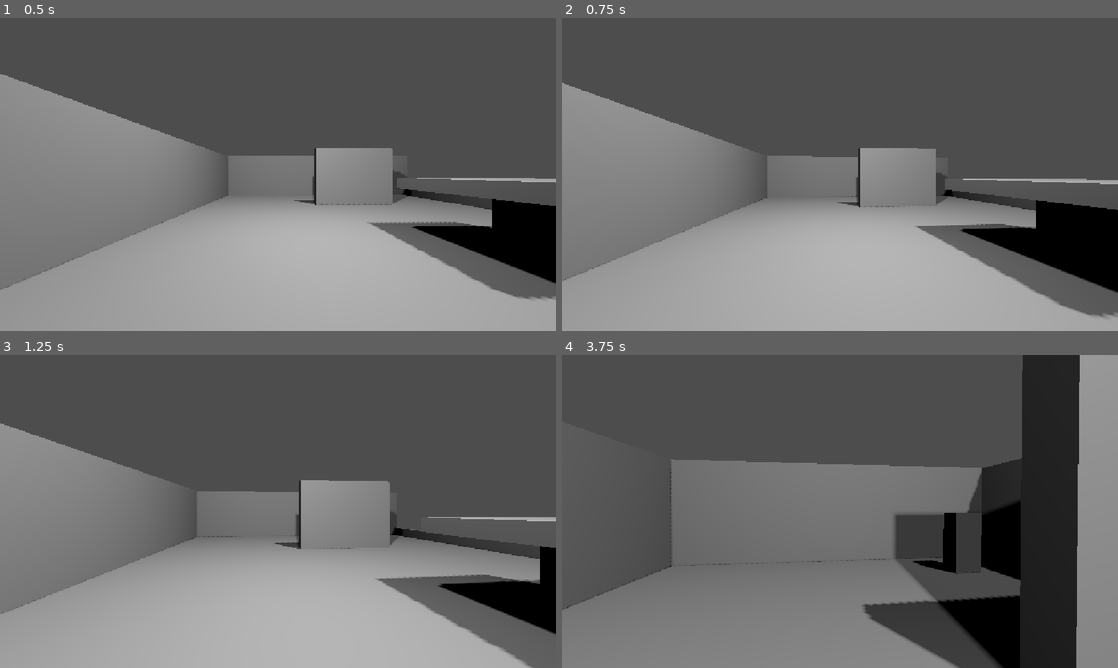
Above: before the commit, frames 1-4 (two rows, left to right).
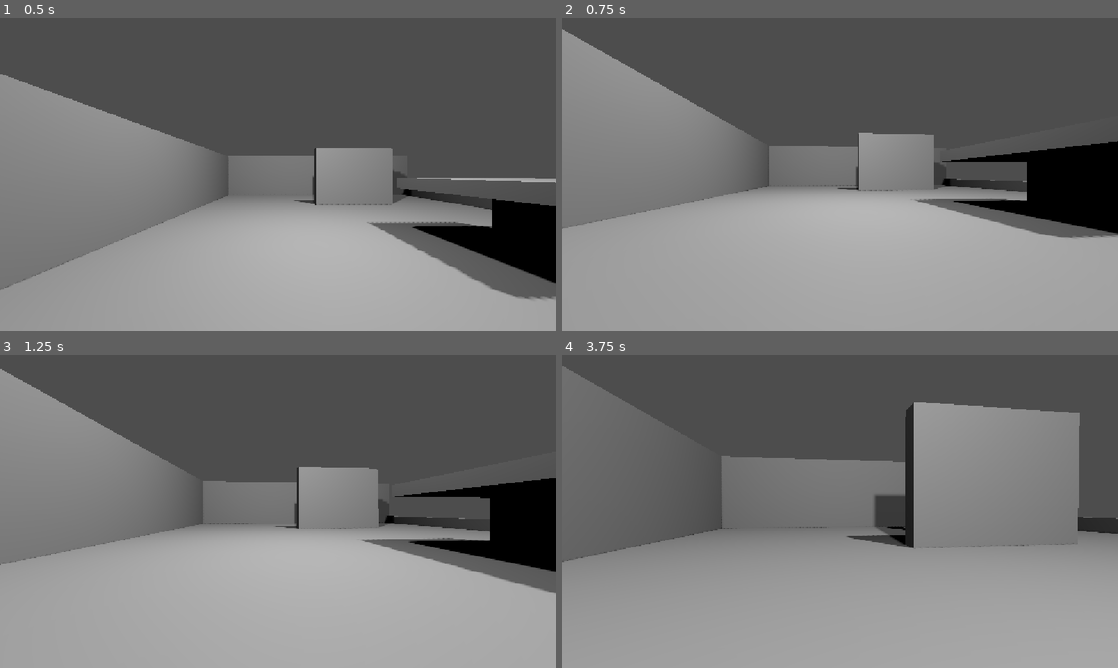
Above: after the commit, the same moments.

Repository: dawidseipold/blind-step
Game: Godot game, scene res://bench.tscn
Same seed, same stepped clock (60 frames per second), same inputs: the game is played once before the commit and once after it.
Inputs (mouse positions are in pixels of both pictures, inside the frame that each line leads up to):
- Up to frame 1 (0.5 s): no input
- Up to frame 2 (0.75 s): tap Enter at 0.5 s; move the mouse to (867, 174) at 0.52 s; hold W (walk_forward) from 0.53 s (still down); hold Ctrl (crouch, bound only after the commit) from 0.53 s (still down); click (867, 174) at 0.67 s
- Up to frame 3 (1.25 s): keep holding W (walk_forward); keep holding Ctrl (crouch, bound only after the commit)
- Up to frame 4 (3.75 s): keep holding W (walk_forward); move the mouse to (812, 511) at 1.27 s; release Ctrl (crouch, bound only after the commit) at 1.28 s; tap Ctrl (crouch, bound only after the commit) at 1.35, 2.85 s; move the mouse to (851, 505) at 2.02 s; hold Ctrl (crouch, bound only after the commit) 2.03-2.78 s; move the mouse to (834, 517) at 2.77 s; click (834, 517) at 2.92 s; move the mouse to (878, 514) at 3.52 s; hold Ctrl (crouch, bound only after the commit) from 3.53 s (still down)

Frame 1 is identical in both runs. In frame 2, 23% of the frame differs, in the area x 0-100%, y 3-96%; in frame 3, 25%; in frame 4, 61%, in the area x 0-100%, y 0-100%.

Commit message:
T03 Dodaj kucanie i sprawdzanie miejsca nad głową

Diff:
--- a/game/blind-step/player.gd
+++ b/game/blind-step/player.gd
@@ -1,10 +1,25 @@
 extends CharacterBody3D
 
 @export_range(0.5, 8.0, 0.1) var walk_speed := 3.0
+@export_range(0.3, 3.0, 0.1) var crouch_speed := 1.5
 @export_range(0.01, 1.0, 0.01) var degrees_per_pixel := 0.12
 @onready var camera: Camera3D = $Camera3D
+@onready var collider: CollisionShape3D = $Collider
+@onready var capsule: CapsuleShape3D = collider.shape
+@onready var standing_height := capsule.height
+@onready var standing_eye_height := camera.position.y
+
+const CROUCH_HEIGHT := 1.0
+var crouching := false
+var headroom := PhysicsShapeQueryParameters3D.new()
 
 func _ready() -> void:
+	# Volume swept by the top hemisphere when rising. The floor stays outside it.
+	var clearance := CapsuleShape3D.new()
+	clearance.radius = capsule.radius
+	clearance.height = standing_height - CROUCH_HEIGHT + 2.0 * capsule.radius
+	headroom.shape = clearance
+	headroom.exclude = [get_rid()]
 	Input.mouse_mode = Input.MOUSE_MODE_CAPTURED
 
 func _unhandled_input(event: InputEvent) -> void:
@@ -17,10 +32,27 @@
 		camera.rotation_degrees.x = clampf(camera.rotation_degrees.x - event.screen_relative.y * degrees_per_pixel, -85.0, 85.0)
 
 func _physics_process(delta: float) -> void:
+	update_stance()
 	var axes := Input.get_vector("walk_left", "walk_right", "walk_forward", "walk_back")
 	var direction := transform.basis * Vector3(axes.x, 0.0, axes.y)
-	velocity.x = direction.x * walk_speed
-	velocity.z = direction.z * walk_speed
+	var speed := crouch_speed if crouching else walk_speed
+	velocity.x = direction.x * speed
+	velocity.z = direction.z * speed
 	if not is_on_floor():
 		velocity += get_gravity() * delta
 	move_and_slide()
+
+func update_stance() -> void:
+	var wants_crouch := Input.is_action_pressed("crouch")
+	if wants_crouch == crouching:
+		return
+	if not wants_crouch:
+		var clearance_center := (standing_height + CROUCH_HEIGHT) * 0.5 - capsule.radius
+		headroom.transform = global_transform.translated_local(Vector3.UP * clearance_center)
+		headroom.collision_mask = collision_mask
+		if not get_world_3d().direct_space_state.intersect_shape(headroom, 1).is_empty():
+			return
+	crouching = wants_crouch
+	capsule.height = CROUCH_HEIGHT if crouching else standing_height
+	collider.position.y = capsule.height * 0.5
+	camera.position.y = standing_eye_height - (standing_height - capsule.height)
--- a/game/blind-step/player.tscn
+++ b/game/blind-step/player.tscn
@@ -3,6 +3,7 @@
 [ext_resource type="Script" path="res://player.gd" id="1"]
 
 [sub_resource type="CapsuleShape3D" id="Capsule"]
+resource_local_to_scene = true
 radius = 0.32
 height = 1.8
 
--- a/game/blind-step/project.godot
+++ b/game/blind-step/project.godot
@@ -22,6 +22,10 @@
 
 [input]
 
+crouch={
+"deadzone": 0.2,
+"events": [Object(InputEventKey,"physical_keycode":4194326)]
+}
 walk_forward={
 "deadzone": 0.2,
 "events": [Object(InputEventKey,"physical_keycode":87)]
